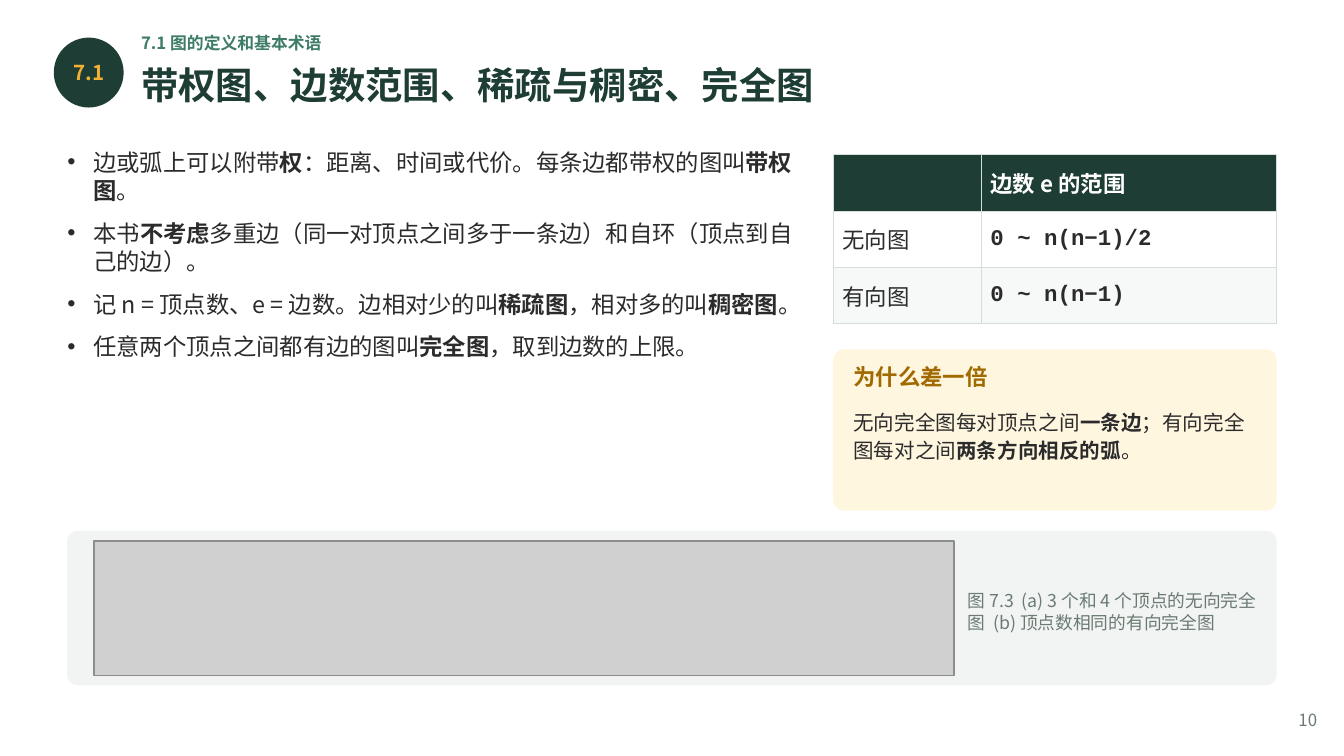
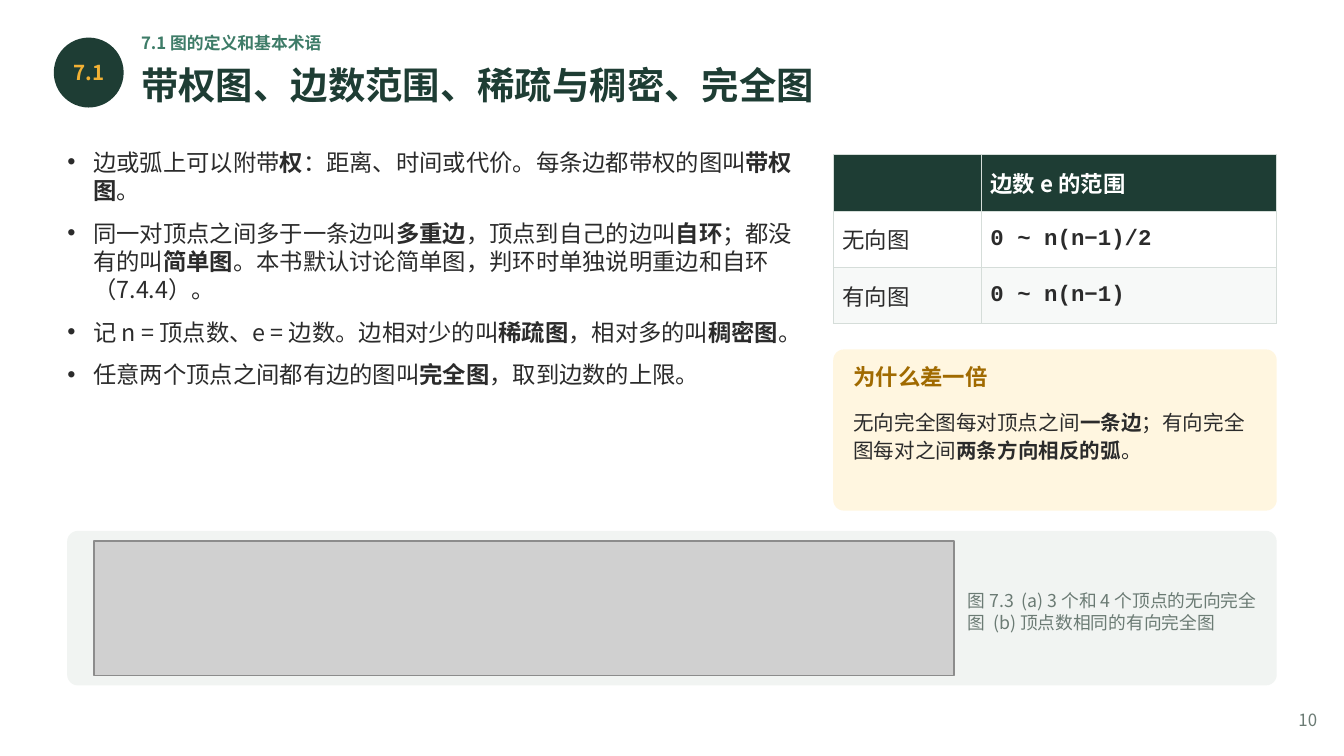
Before and after one commit to GMyhf/2026fall-cs201, a slide deck: slide 10 of courseware/202610_DSA_07_Graph.pptx. Drawn at 1344x756 pixels with LibreOffice and Linux fonts; fonts in the diff are those of the drawing; grey boxes stand for pictures. Boxes give left, top, right and bottom in pixels: in the first picture for what was removed or moved away, otherwise in the second. Text is boxed around its words. In the diff, an @@ line names an element or a change of style, - is before the commit and + after.

```diff
--- a/courseware/202610_DSA_07_Graph.pptx
+++ b/courseware/202610_DSA_07_Graph.pptx
@@ text at (93,222,792,300): text changed @@
-• 本书不考虑多重边（同一对顶点之间多于一条边）和自环（顶点到自己的边）。
+• 同一对顶点之间多于一条边叫多重边，顶点到自己的边叫自环；都没有的叫简单图。本书默认讨论简单图，判环时单独说明重边和自环（7.4.4）。
```
Also in this commit, not shown: 1 other slide changed, 1 other file.
